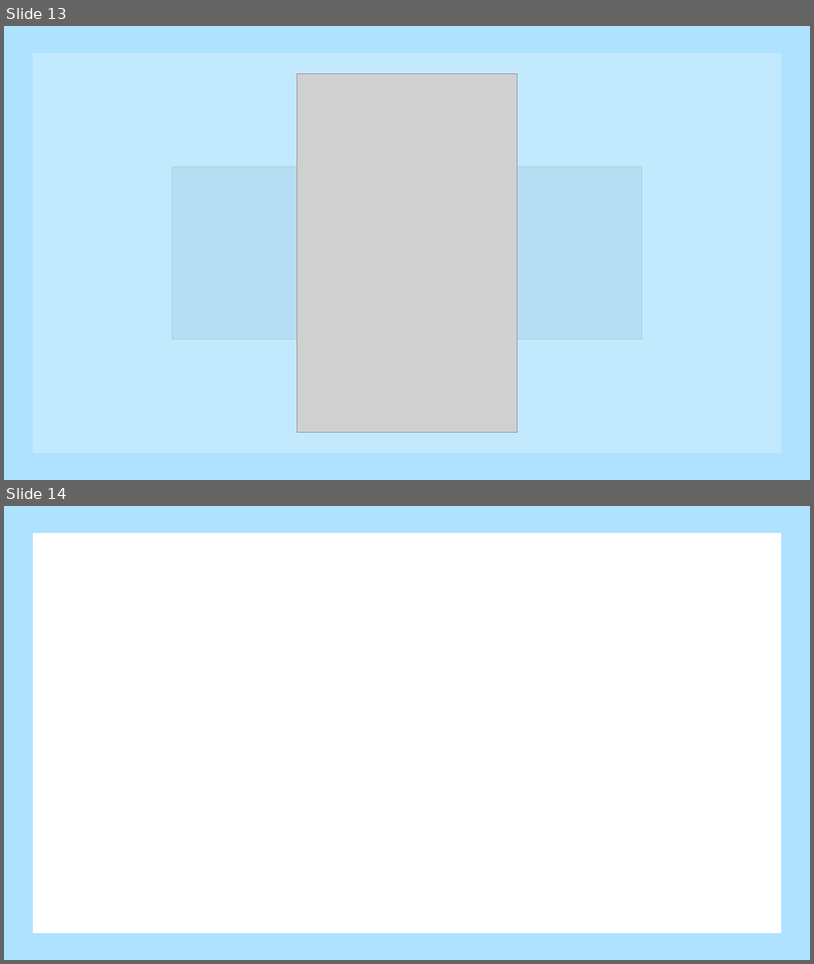
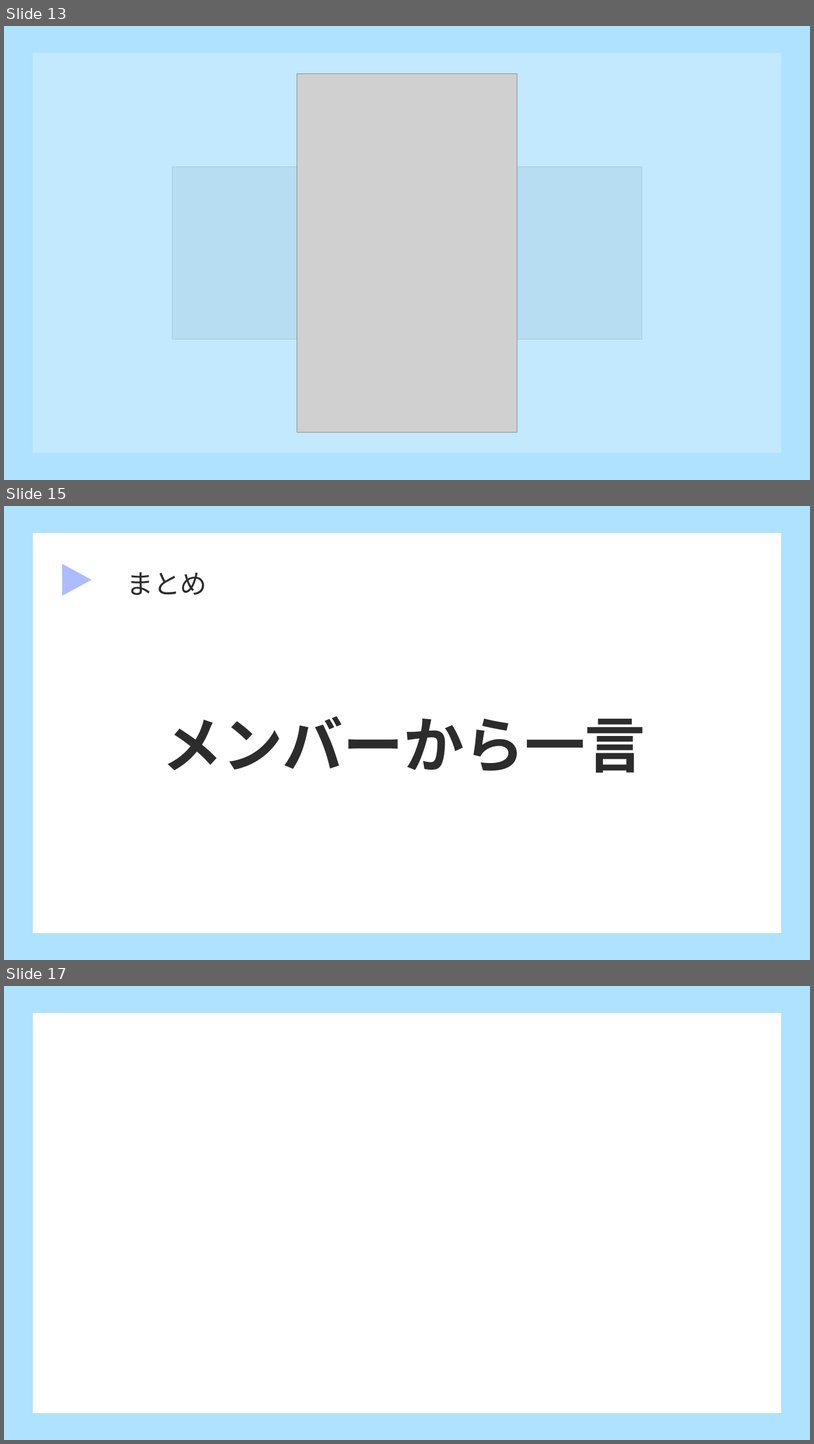
Before and after one commit to dojo2023/D-1, a slide deck: doc/発表資料.pptx. Shown one above the other, each under a label of ours: slides 13 and 14 before the commit, slides 13, 15 and 17 after it; the slides between them are not shown. The pictures are 814x964 and 814x1444 pixels, drawn with LibreOffice and Linux fonts; fonts in the diff are those of the drawing; grey boxes stand for pictures. Boxes give left, top, right and bottom in pixels: in the first picture for what was removed or moved away, otherwise in the second. Text is boxed around its words. In the diff, an @@ line names an element or a change of style, - is before the commit and + after.

```diff
--- a/doc/発表資料.pptx
+++ b/doc/発表資料.pptx
@@ slide 15 added at (4, 506, 810, 960), background #AEE2FF @@
@@ rectangle added at (33, 532, 782, 933), fill #FFFFFF @@
@@ triangle added at (62, 564, 92, 596), fill #ACBCFF @@
@@ text added at (126, 572, 207, 595), 32 pt, text #2C2C2C @@
+まとめ
@@ text added at (162, 716, 645, 772), 72 pt, text #2C2C2C, bold @@
+メンバーから一言
@@ what was slide 14 is now slide 17 @@
```
Also in this commit, not shown: 3 other slides added, 1 other file.
